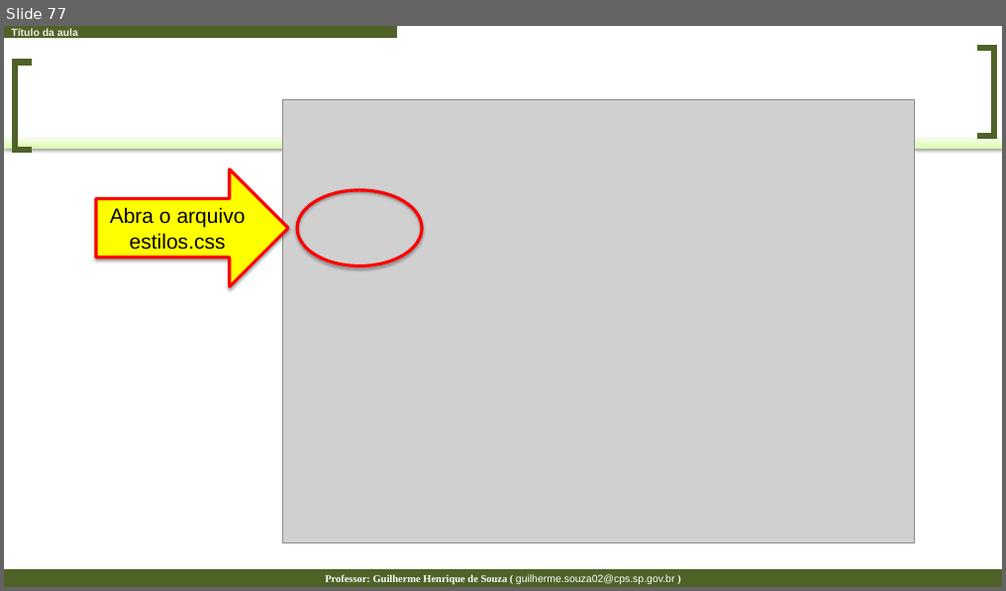
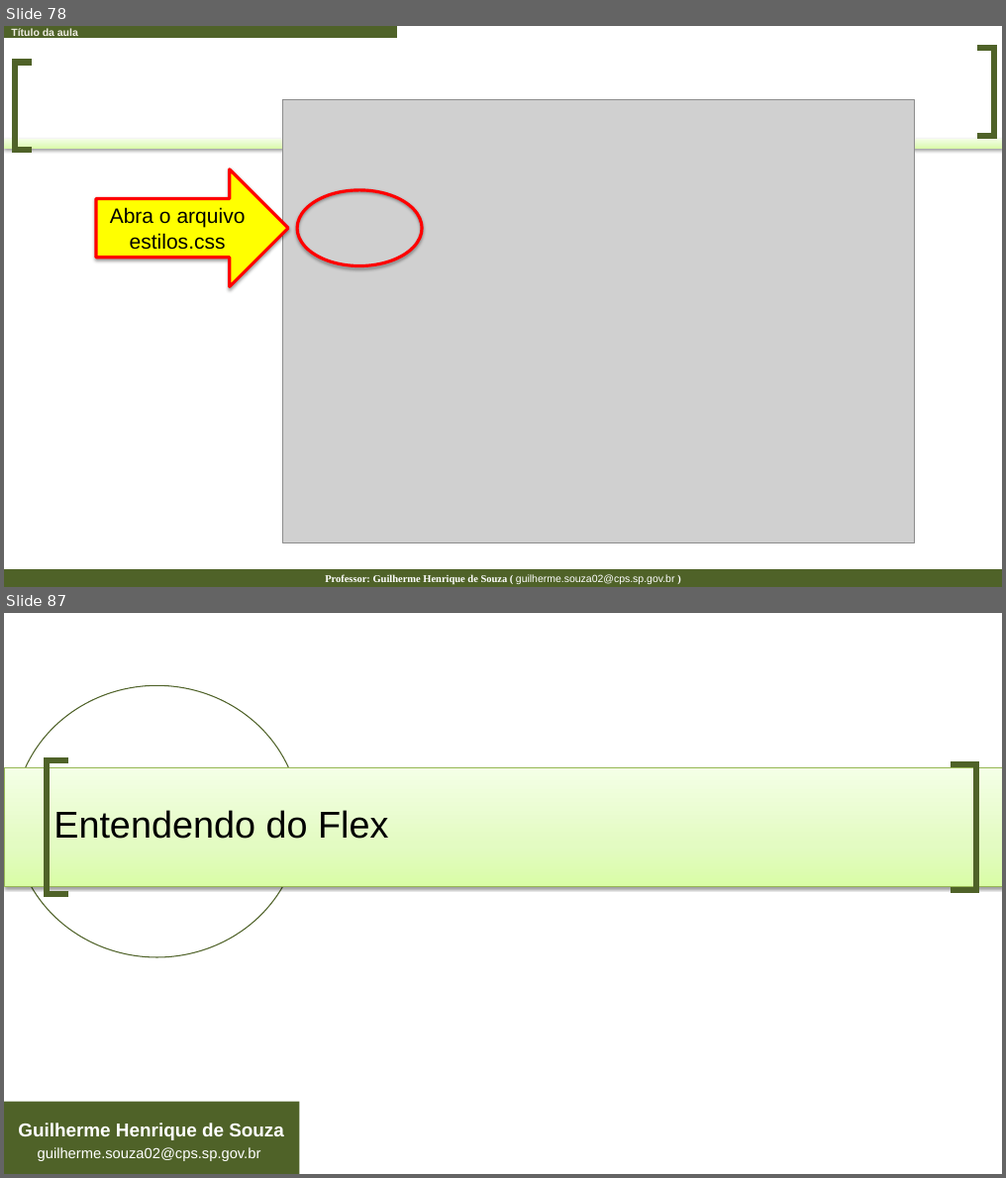
Before and after one commit to guilhermehsouza/AulaCSS, a slide deck: Aula 02 - Passo a Passo.pptx. Shown one above the other, each under a label of ours: slide 77 before the commit, slides 78 and 87 after it; the slides between them are not shown. The pictures are 1006x591 and 1006x1178 pixels, drawn with LibreOffice and Linux fonts; fonts in the diff are those of the drawing; grey boxes stand for pictures. Boxes give left, top, right and bottom in pixels: in the first picture for what was removed or moved away, otherwise in the second. Text is boxed around its words. In the diff, an @@ line names an element or a change of style, - is before the commit and + after.

```diff
--- a/Aula 02 - Passo a Passo.pptx
+++ b/Aula 02 - Passo a Passo.pptx
@@ slide 87 added at (4, 613, 1002, 1174), background #FFFFFF @@
@@ ellipse added at (14, 685, 300, 958), outline #4F6228 1 pt @@
@@ freeform shape added at (47, 761, 69, 894), outline #4F6228 6 pt @@
@@ rectangle added at (4, 768, 1002, 887), fill gradient #DAFDA7 to #E4FCC2 to #F5FFE7, outline #98B955 0.75 pt @@
@@ freeform shape added at (951, 764, 976, 890), outline #4F6228 6 pt @@
@@ title added at (54, 810, 388, 839), 36 pt, text #000000 @@
+Entendendo do Flex
@@ rectangle added at (4, 1102, 300, 1174), fill #4F6228, 14 pt, text #FFFFFF @@
+Guilherme Henrique de Souza
+guilherme.souza02@cps.sp.gov.br
@@ what was slide 77 is now slide 78 @@
```
Also in this commit, not shown: 4 slides changed, 13 other slides added, 6 slides removed, 2 other files.
